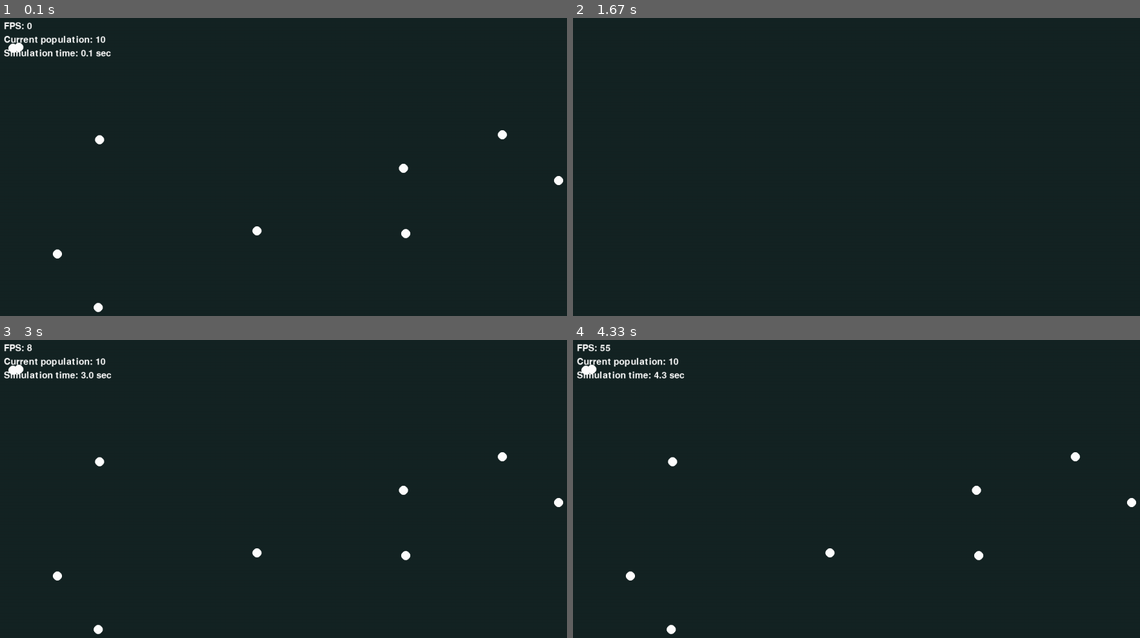
Above: before the commit, frames 1-4 (two rows, left to right).
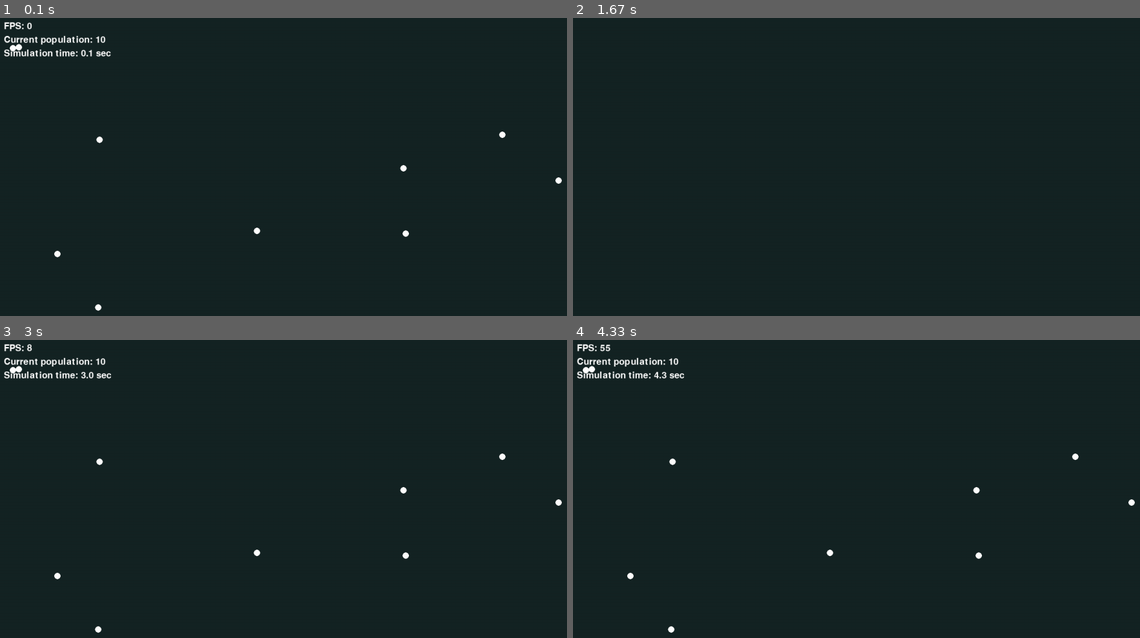
Above: after the commit, the same moments.

Repository: darceno/lifebox-simulator
Game: pygame game, started from src/main.py
The game is run twice, just before and just after one commit, with the same random seed, the same clock (stepped at 60 frames per second) and the same inputs.
Inputs:
- Up to frame 1 (0.1 s): no input
- Up to frame 2 (1.67 s): tap Space at 0.33, 0.73, 1.03, 1.23, 1.57 s
- Up to frame 3 (3 s): tap Space at 1.87, 2.07, 2.37, 2.63, 2.97 s
- Up to frame 4 (4.33 s): tap Space at 3.27, 3.4, 3.8, 4.1 s

The runs differ from the first frame. In frame 1, 0.3% of the frame differs, in the area x 1-100%, y 8-99%; in frame 2, nothing differs; in frame 3, 0.3%; in frame 4, 0.3%.

Commit message:
Change organism size formula

Diff:
--- a/src/main.py
+++ b/src/main.py
@@ -22,7 +22,7 @@
         self.rect = pygame.Rect(self.x, self.y, 1, 1)
         self.last_decision = 0
         self.genome = genome
-        self.size = len(self.genome) * SIZE_BY_GENE
+        self.size = STARTING_SIZE + ((len(self.genome) * SIZE_BY_GENE) - 2)
         self.energy = 1
         self.nutrients = 0
         self.last_birthday = self.last_cellular_respiration = time.time()
--- a/src/settings.py
+++ b/src/settings.py
@@ -11,7 +11,8 @@
 YEAR = 30 # default = 30
 
 # ORGANISMS SETTINGS
-SIZE_BY_GENE = 5 # default = 5
+STARTING_SIZE = 7 # default = 7
+SIZE_BY_GENE = 1 # default = 1
 STARTING_COLOR = "white" # default = "white"
 SPEED = 42 # default = 42
 MUTATION_CHANCE = 30
